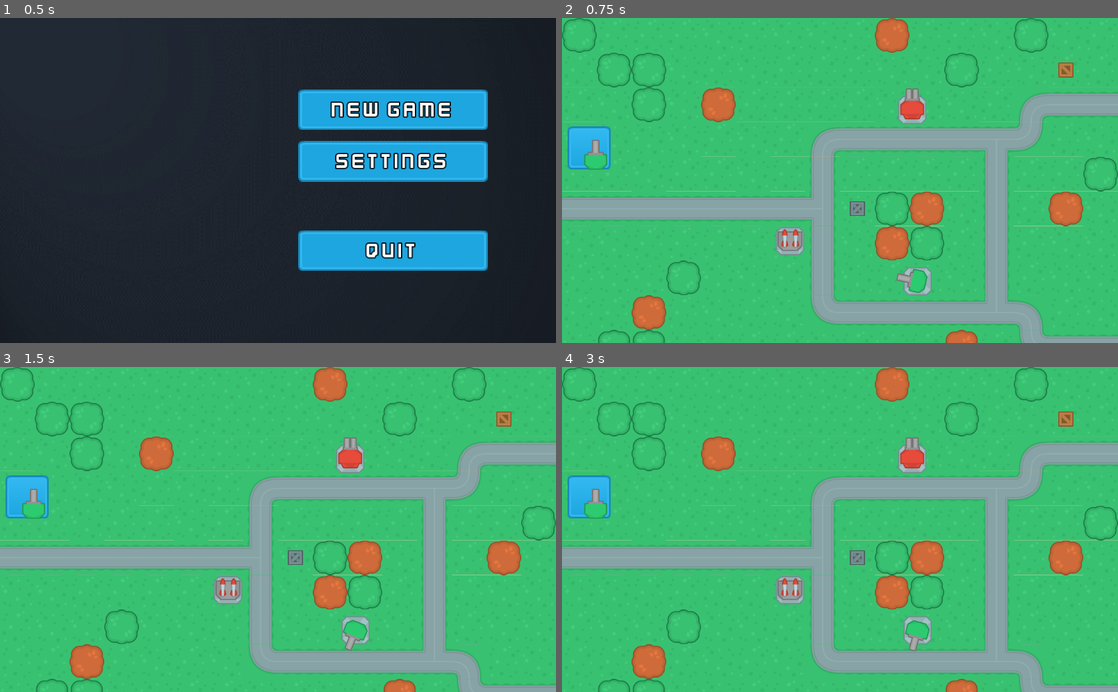
Above: before the commit, frames 1-4 (two rows, left to right).
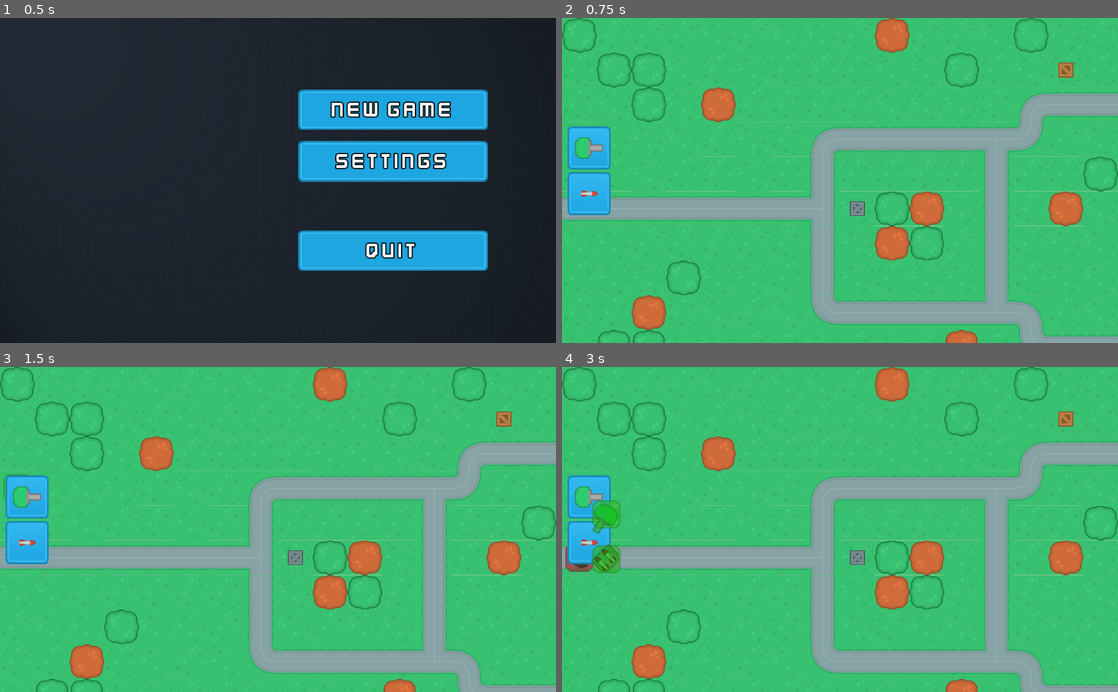
Above: after the commit, the same moments.

Repository: krupitskas/tower-defense
Game: Godot game, scene res://SceneHandler.tscn
Two runs of this game, one before a commit and one after it. Both use one fixed random seed, a clock stepped at 60 frames per second and the inputs below.
Inputs (mouse positions are in pixels of both pictures, inside the frame that each line leads up to):
- Up to frame 1 (0.5 s): no input
- Up to frame 2 (0.75 s): click "New Game" at 0.5 s
- Up to frame 3 (1.5 s): click (27, 497) at 1.27 s
- Up to frame 4 (3 s): click (589, 497) at 2.02 s; click (589, 542) at 2.77 s

Frame 1 is identical in both runs. In frame 2, 2.6% of the frame differs, in the area x 1-67%, y 21-86%; in frame 3, 2.7%; in frame 4, 3.2%, in the area x 0-67%, y 21-88%.

Commit message:
Tower building implememented

Diff:
--- a/Scenes/MainScenes/GameScene.tscn
+++ b/Scenes/MainScenes/GameScene.tscn
@@ -1,18 +1,24 @@
-[gd_scene load_steps=4 format=2]
+[gd_scene load_steps=7 format=2]
 
 [ext_resource path="res://Scenes/Maps/Map1.tscn" type="PackedScene" id=1]
 [ext_resource path="res://Assets/Towers/green tower t1.png" type="Texture" id=2]
 [ext_resource path="res://Assets/UI/Buttons/blue_button12.png" type="Texture" id=3]
+[ext_resource path="res://Assets/Towers/rocket.png" type="Texture" id=4]
+[ext_resource path="res://Scripts/GameScene.gd" type="Script" id=5]
+[ext_resource path="res://Scripts/UI.gd" type="Script" id=6]
 
-[node name="GameScene" type="Node"]
+[node name="GameScene" type="Node2D"]
+script = ExtResource( 5 )
 
 [node name="Map1" parent="." instance=ExtResource( 1 )]
 
 [node name="UI" type="CanvasLayer" parent="."]
+script = ExtResource( 6 )
 
 [node name="HUD" type="Control" parent="UI"]
 anchor_right = 1.0
 anchor_bottom = 1.0
+mouse_filter = 2
 
 [node name="BuildBar" type="VBoxContainer" parent="UI/HUD"]
 anchor_top = 1.0
@@ -21,23 +27,49 @@
 margin_right = 100.0
 rect_min_size = Vector2( 100, 400 )
 
-[node name="TextureButton" type="TextureButton" parent="UI/HUD/BuildBar"]
+[node name="Gun" type="TextureButton" parent="UI/HUD/BuildBar" groups=["build_buttons"]]
 margin_left = 10.0
 margin_right = 90.0
 margin_bottom = 80.0
 rect_min_size = Vector2( 80, 80 )
+rect_pivot_offset = Vector2( -321, -207 )
 size_flags_horizontal = 4
 texture_normal = ExtResource( 3 )
 texture_pressed = ExtResource( 3 )
 expand = true
 
-[node name="Icon" type="TextureRect" parent="UI/HUD/BuildBar/TextureButton"]
+[node name="Icon" type="TextureRect" parent="UI/HUD/BuildBar/Gun"]
 anchor_left = 0.5
 anchor_top = 0.5
 anchor_right = 0.5
 anchor_bottom = 0.5
-margin_left = -20.0
-margin_top = -20.0
-margin_right = 20.0
-margin_bottom = 20.0
+margin_left = -30.0
+margin_top = -30.0
+margin_right = 30.0
+margin_bottom = 30.0
 texture = ExtResource( 2 )
+expand = true
+
+[node name="Missile" type="TextureButton" parent="UI/HUD/BuildBar" groups=["build_buttons"]]
+margin_left = 10.0
+margin_top = 84.0
+margin_right = 90.0
+margin_bottom = 164.0
+rect_min_size = Vector2( 80, 80 )
+rect_pivot_offset = Vector2( -321, -207 )
+size_flags_horizontal = 4
+texture_normal = ExtResource( 3 )
+texture_pressed = ExtResource( 3 )
+expand = true
+
+[node name="Icon" type="TextureRect" parent="UI/HUD/BuildBar/Missile"]
+anchor_left = 0.5
+anchor_top = 0.5
+anchor_right = 0.5
+anchor_bottom = 0.5
+margin_left = -30.0
+margin_top = -30.0
+margin_right = 30.0
+margin_bottom = 30.0
+texture = ExtResource( 4 )
+expand = true
--- a/Scenes/Maps/Map1.tscn
+++ b/Scenes/Maps/Map1.tscn
@@ -1,13 +1,10 @@
-[gd_scene load_steps=11 format=2]
+[gd_scene load_steps=8 format=2]
 
 [ext_resource path="res://Assets/Environments/Tilesets/terrainTiles_default.png" type="Texture" id=1]
 [ext_resource path="res://Assets/Environments/Props/crateMetal.png" type="Texture" id=2]
 [ext_resource path="res://Assets/Environments/Props/crateWood.png" type="Texture" id=3]
 [ext_resource path="res://Assets/Environments/Props/treeBrown_large.png" type="Texture" id=4]
 [ext_resource path="res://Assets/Environments/Props/treeGreen_large.png" type="Texture" id=5]
-[ext_resource path="res://Scenes/Turrets/GunT1.tscn" type="PackedScene" id=6]
-[ext_resource path="res://Scenes/Turrets/GunT2.tscn" type="PackedScene" id=7]
-[ext_resource path="res://Scenes/Turrets/MissileT1.tscn" type="PackedScene" id=8]
 
 [sub_resource type="TileSet" id=1]
 0/name = "terrainTiles_default.png 0"
@@ -128,12 +125,3 @@
 tile_data = PoolIntArray( 0, 2, 0, 9, 1, 0, 13, 2, 0, 65537, 2, 0, 65538, 2, 0, 65547, 2, 0, 65550, 4, 0, 131074, 2, 0, …(831 unchanged characters)…
 
 [node name="Turrets" type="Node2D" parent="."]
-
-[node name="GunT1" parent="Turrets" instance=ExtResource( 6 )]
-position = Vector2( 655, 486 )
-
-[node name="GunT2" parent="Turrets" instance=ExtResource( 7 )]
-position = Vector2( 645, 170 )
-
-[node name="MissileT1" parent="Turrets" instance=ExtResource( 8 )]
-position = Vector2( 420, 412 )
--- a/Scenes/Turrets/GunT1.gd
+++ /dev/null
@@ -1 +0,0 @@
-extends "res://Scenes/Turrets/Turrets.gd"
--- a/Scenes/Turrets/GunT1.tscn
+++ b/Scenes/Turrets/GunT1.tscn
@@ -2,17 +2,19 @@
 
 [ext_resource path="res://Assets/Towers/towerDefense_tile181.png" type="Texture" id=1]
 [ext_resource path="res://Assets/Towers/green tower t1.png" type="Texture" id=2]
-[ext_resource path="res://Scenes/Turrets/GunT1.gd" type="Script" id=3]
+[ext_resource path="res://Scripts/GunT1.gd" type="Script" id=3]
 
 [node name="GunT1" type="Node2D"]
 script = ExtResource( 3 )
 
 [node name="Base" type="Sprite" parent="."]
+position = Vector2( 32, 32 )
 texture = ExtResource( 1 )
 
 [node name="Turret" type="Sprite" parent="."]
+position = Vector2( 32, 32 )
 texture = ExtResource( 2 )
-offset = Vector2( 0, -12 )
+offset = Vector2( 12, 0 )
 
 [node name="Muzzle" type="Position2D" parent="Turret"]
-position = Vector2( 0, -41 )
+position = Vector2( 39, 0 )
--- a/Scenes/Turrets/GunT2.tscn
+++ b/Scenes/Turrets/GunT2.tscn
@@ -6,14 +6,16 @@
 [node name="GunT2" type="Node2D"]
 
 [node name="Base" type="Sprite" parent="."]
+position = Vector2( 32, 32 )
 texture = ExtResource( 2 )
 
 [node name="Turret" type="Sprite" parent="."]
+position = Vector2( 32, 32 )
 texture = ExtResource( 1 )
-offset = Vector2( 0, -12 )
+offset = Vector2( 12, 0 )
 
 [node name="Muzzle1" type="Position2D" parent="Turret"]
-position = Vector2( -7, -43 )
+position = Vector2( 42, -6 )
 
 [node name="Muzzle2" type="Position2D" parent="Turret"]
-position = Vector2( 7, -43 )
+position = Vector2( 42, 7 )
--- a/Scenes/Turrets/MissileT1.tscn
+++ b/Scenes/Turrets/MissileT1.tscn
@@ -1,21 +1,27 @@
-[gd_scene load_steps=4 format=2]
+[gd_scene load_steps=5 format=2]
 
 [ext_resource path="res://Assets/Towers/towerDefense_tile228.png" type="Texture" id=1]
 [ext_resource path="res://Assets/Towers/towerDefense_tile180.png" type="Texture" id=2]
 [ext_resource path="res://Assets/Towers/rocket.png" type="Texture" id=3]
+[ext_resource path="res://Scripts/MissileT1.gd" type="Script" id=4]
 
 [node name="MissileT1" type="Node2D"]
+script = ExtResource( 4 )
 
 [node name="Base" type="Sprite" parent="."]
+position = Vector2( 32, 32 )
 texture = ExtResource( 2 )
 
 [node name="Turret" type="Sprite" parent="."]
+position = Vector2( 32, 32 )
 texture = ExtResource( 1 )
 
 [node name="Missile1" type="Sprite" parent="Turret"]
+position = Vector2( 11, -7 )
 texture = ExtResource( 3 )
 offset = Vector2( -10, -5 )
 
 [node name="Missile2" type="Sprite" parent="Turret"]
+position = Vector2( -8, 12 )
 texture = ExtResource( 3 )
 offset = Vector2( 10, -5 )
--- /dev/null
+++ b/Scripts/GameScene.gd
@@ -0,0 +1,56 @@
+extends Node2D
+
+var map_node
+
+var build_mode = false
+var build_valid = false
+var build_location
+var build_type
+
+func _ready():
+	map_node = get_node("Map1")
+
+	for i in get_tree().get_nodes_in_group("build_buttons"):
+		i.connect("pressed", self, "initialize_build_mode", [i.get_name()])
+
+func _process(delta):
+	if build_mode:
+		update_tower_preview()
+
+func _unhandled_input(event):
+	if event.is_action_released("ui_cancel") and build_mode == true:
+		cancel_build_mode()
+	if event.is_action_released("ui_accept") and build_mode == true:
+		verify_and_build()
+		cancel_build_mode()
+
+func initialize_build_mode(tower_type):
+	build_type = tower_type + "T1"
+	build_mode = true
+	get_node("UI").set_tower_preview(build_type, get_global_mouse_position())
+
+func update_tower_preview():
+	var mouse_position = get_global_mouse_position()
+	# TODO: Why this returns cell??
+	var current_tile = map_node.get_node("TowerExclusion").world_to_map(mouse_position)
+	var tile_position = map_node.get_node("TowerExclusion").map_to_world(current_tile)
+
+	if map_node.get_node("TowerExclusion").get_cellv(current_tile) == -1:
+		get_node("UI").update_tower_preview(tile_position, "ad54ff3c")
+		build_valid = true
+		build_location = tile_position
+	else:
+		get_node("UI").update_tower_preview(tile_position, "adff4545")
+		build_valid = false
+
+
+func cancel_build_mode():
+	build_mode = false
+	build_valid = false
+	get_node("UI/TowerPreview").queue_free()
+
+func verify_and_build():
+	if build_valid:
+		var new_tower = load("res://Scenes/Turrets/" + build_type + ".tscn").instance()
+		new_tower.position = build_location
+		map_node.get_node("Turrets").add_child(new_tower, true)
--- /dev/null
+++ b/Scripts/GunT1.gd
@@ -0,0 +1 @@
+extends "res://Scripts/Turrets.gd"
--- /dev/null
+++ b/Scripts/MissileT1.gd
@@ -0,0 +1 @@
+extends "res://Scripts/Turrets.gd"
--- /dev/null
+++ b/Scripts/UI.gd
@@ -0,0 +1,21 @@
+extends CanvasLayer
+
+func set_tower_preview(tower_type, mouse_position):
+	var drag_tower = load("res://Scenes/Turrets/" + tower_type + ".tscn").instance()
+	drag_tower.set_name("DragTower")
+	drag_tower.modulate = Color("ad54ff3c")
+
+	var control = Control.new()
+
+	control.add_child(drag_tower, true)
+	control.rect_position = mouse_position
+	control.set_name("TowerPreview")
+
+	add_child(control, true)
+	move_child(get_node("TowerPreview"), 0)
+
+func update_tower_preview(new_position, color):
+	get_node("TowerPreview").rect_position = new_position
+
+	if get_node("TowerPreview/DragTower").modulate != Color(color):
+		get_node("TowerPreview/DragTower").modulate = Color(color)
--- a/project.godot
+++ b/project.godot
@@ -25,6 +25,25 @@
 resize=false
 cursor=false
 
+[input]
+
+ui_accept={
+"deadzone": 0.5,
+"events": [ Object(InputEventKey,"resource_local_to_scene":false,"resource_name":"","device":0,"alt":false,"shift":false,"control":false,"meta":false,"command":false,"pressed":false,"scancode":16777221,"physical_scancode":0,"unicode":0,"echo":false,"script":null)
+, Object(InputEventKey,"resource_local_to_scene":false,"resource_name":"","device":0,"alt":false,"shift":false,"control":false,"meta":false,"command":false,"pressed":false,"scancode":16777222,"physical_scancode":0,"unicode":0,"echo":false,"script":null)
+, Object(InputEventKey,"resource_local_to_scene":false,"resource_name":"","device":0,"alt":false,"shift":false,"control":false,"meta":false,"command":false,"pressed":false,"scancode":32,"physical_scancode":0,"unicode":0,"echo":false,"script":null)
+, Object(InputEventJoypadButton,"resource_local_to_scene":false,"resource_name":"","device":0,"button_index":0,"pressure":0.0,"pressed":false,"script":null)
+, Object(InputEventMouseButton,"resource_local_to_scene":false,"resource_name":"","device":0,"alt":false,"shift":false,"control":false,"meta":false,"command":false,"button_mask":0,"position":Vector2( 0, 0 ),"global_position":Vector2( 0, 0 ),"factor":1.0,"button_index":1,"pressed":false,"doubleclick":false,"script":null)
+ ]
+}
+ui_cancel={
+"deadzone": 0.5,
+"events": [ Object(InputEventKey,"resource_local_to_scene":false,"resource_name":"","device":0,"alt":false,"shift":false,"control":false,"meta":false,"command":false,"pressed":false,"scancode":16777217,"physical_scancode":0,"unicode":0,"echo":false,"script":null)
+, Object(InputEventJoypadButton,"resource_local_to_scene":false,"resource_name":"","device":0,"button_index":1,"pressure":0.0,"pressed":false,"script":null)
+, Object(InputEventMouseButton,"resource_local_to_scene":false,"resource_name":"","device":0,"alt":false,"shift":false,"control":false,"meta":false,"command":false,"button_mask":0,"position":Vector2( 0, 0 ),"global_position":Vector2( 0, 0 ),"factor":1.0,"button_index":2,"pressed":false,"doubleclick":false,"script":null)
+ ]
+}
+
 [physics]
 
 common/enable_pause_aware_picking=true
Binary file changed: Assets/Towers/green tower t1.png
Binary file changed: Assets/Towers/red tower t2.png
Binary file changed: Assets/Towers/rocket.png
Binary file changed: Assets/Towers/towerDefense_tile228.png
Renamed: Scenes/Turrets/Turrets.gd -> Scripts/Turrets.gd
